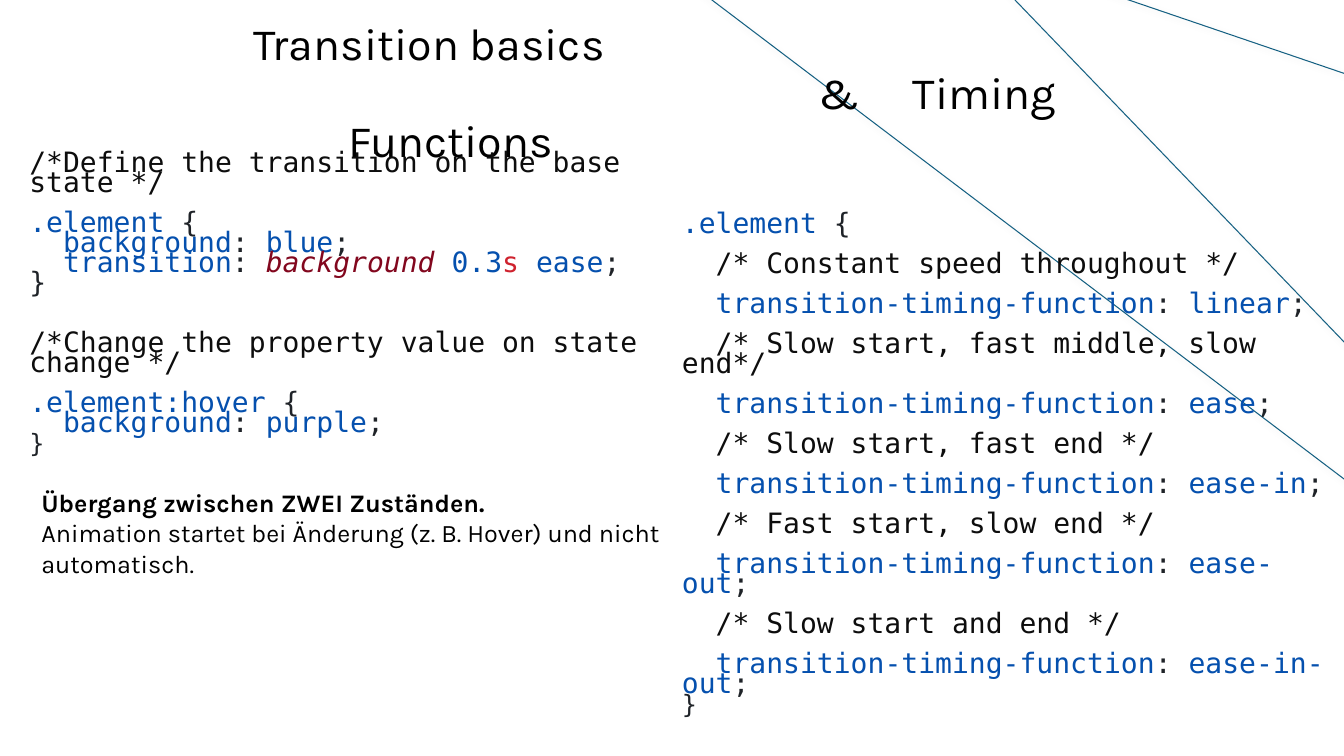
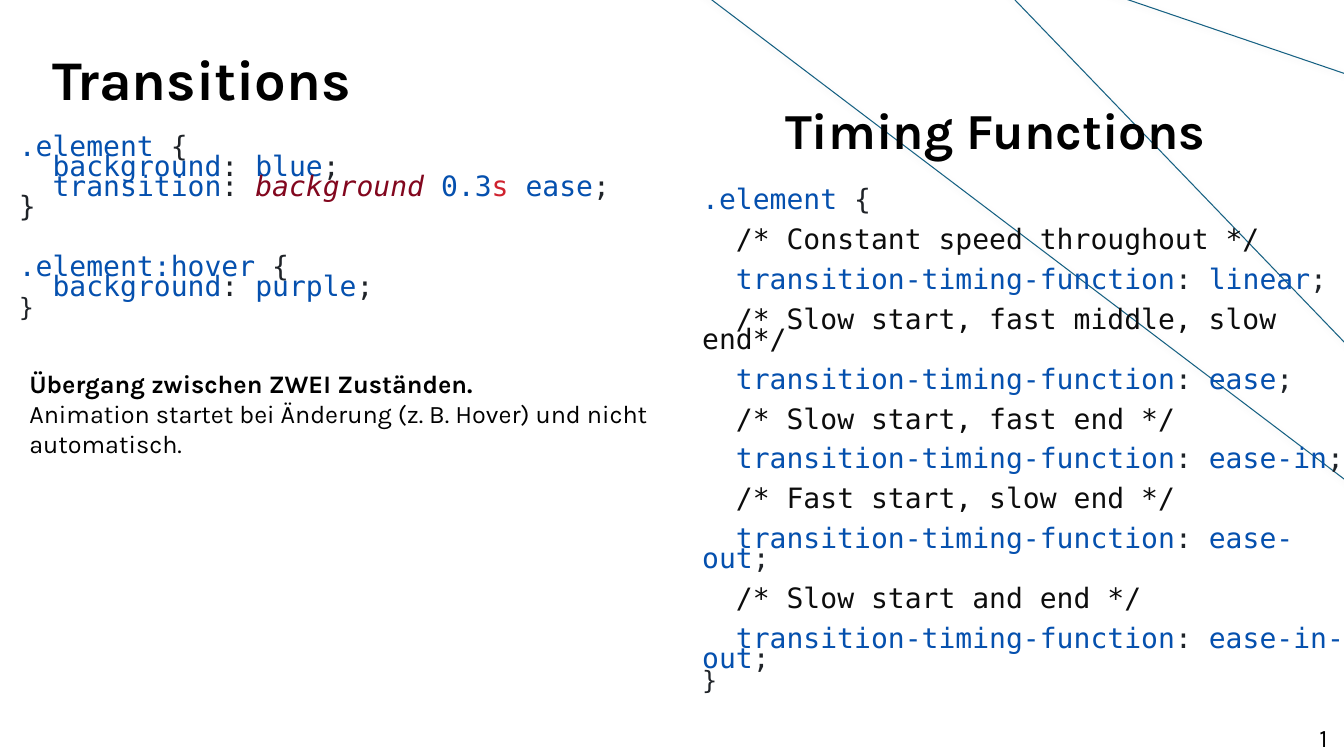
Before and after one commit to wannas234/CSS-Animationen-und-Transitionen, a slide deck: slide 2 of Präsentation-CSS-T&A.pptx. Drawn at 1344x756 pixels with LibreOffice and Linux fonts; fonts in the diff are those of the drawing; background and template pictures are left out. Boxes give left, top, right and bottom in pixels: in the first picture for what was removed or moved away, otherwise in the second. Text is boxed around its words. In the diff, an @@ line names an element or a change of style, - is before the commit and + after.

```diff
--- a/Präsentation-CSS-T&A.pptx
+++ b/Präsentation-CSS-T&A.pptx
@@ title removed at <box>254,29,1056,120</box> @@
-Transition basics
-& Timing Functions
@@ text added at <box>52,60,351,101</box>, 40 pt, text #000000, bold @@
+Transitions
@@ text ".element {": place and size @@
-text ".element {" at <box>29,150,637,438</box>
+text ".element {" at <box>19,134,610,302</box>
@@ text added at <box>785,104,1205,162</box>, 36 pt, text #000000, bold @@
+Timing Functions
@@ text at <box>29,150,621,193</box>: paragraph removed @@
-/*Define the transition on the base state */
@@ text ".element {": place and size @@
-text ".element {" at <box>682,211,1324,679</box>
+text ".element {" at <box>702,187,1344,655</box>
@@ text at <box>29,330,637,378</box>: paragraph removed @@
-/*Change the property value on state change */
@@ text "Übergang zwischen ZWEI Zuständen. Animation ...": place and size @@
-text "Übergang zwischen ZWEI Zuständen. Animation ..." at <box>41,490,659,574</box>
+text "Übergang zwischen ZWEI Zuständen. Animation ..." at <box>29,371,647,454</box>
@@ text added at <box>1319,731,1327,747</box>, 18 pt, text #000000 @@
+1
```
Also in this commit, not shown: 3 other slides changed, 1 slide added, 10 other files.
